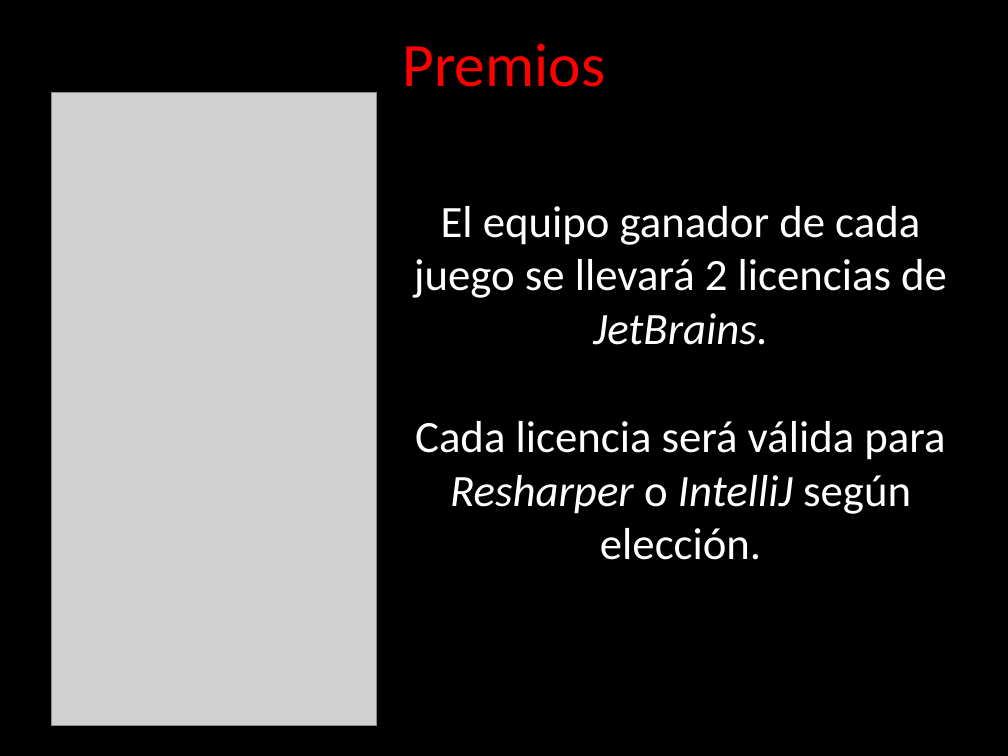
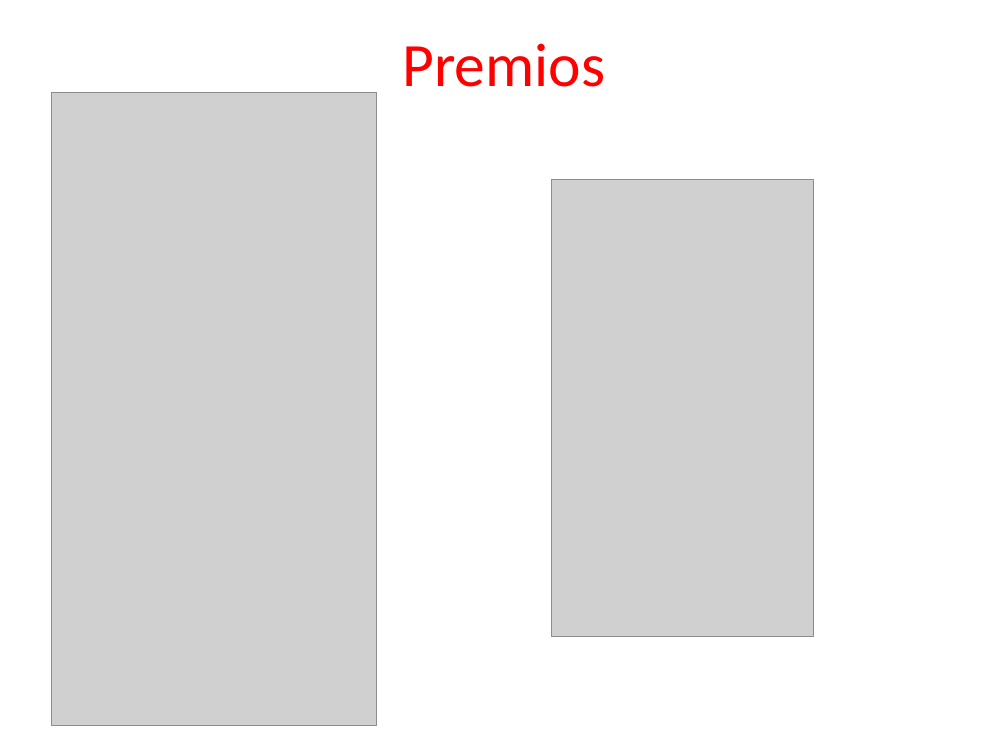
Before and after one commit to angelnunezsalazar/Refactoring-Golf, a slide deck: slide 10 of ppt/Diapositivas.pptx. Drawn at 1008x756 pixels with LibreOffice and Linux fonts; fonts in the diff are those of the drawing; grey boxes stand for pictures; background and template pictures are left out. Boxes give left, top, right and bottom in pixels: in the first picture for what was removed or moved away, otherwise in the second. Text is boxed around its words. In the diff, an @@ line names an element or a change of style, - is before the commit and + after.

Commit message:
cambio en color de las diapositivas

```diff
--- a/ppt/Diapositivas.pptx
+++ b/ppt/Diapositivas.pptx
@@ background picture (left out) to #FFFFFF @@
@@ picture added at bbox=[551, 179, 813, 636] @@
@@ text removed at bbox=[414, 206, 947, 560] @@
-El equipo ganador de cada juego se llevará 2 licencias de JetBrains.
-Cada licencia será válida para Resharper o IntelliJ según elección.
```
Also in this commit, not shown: 21 other slides changed.
